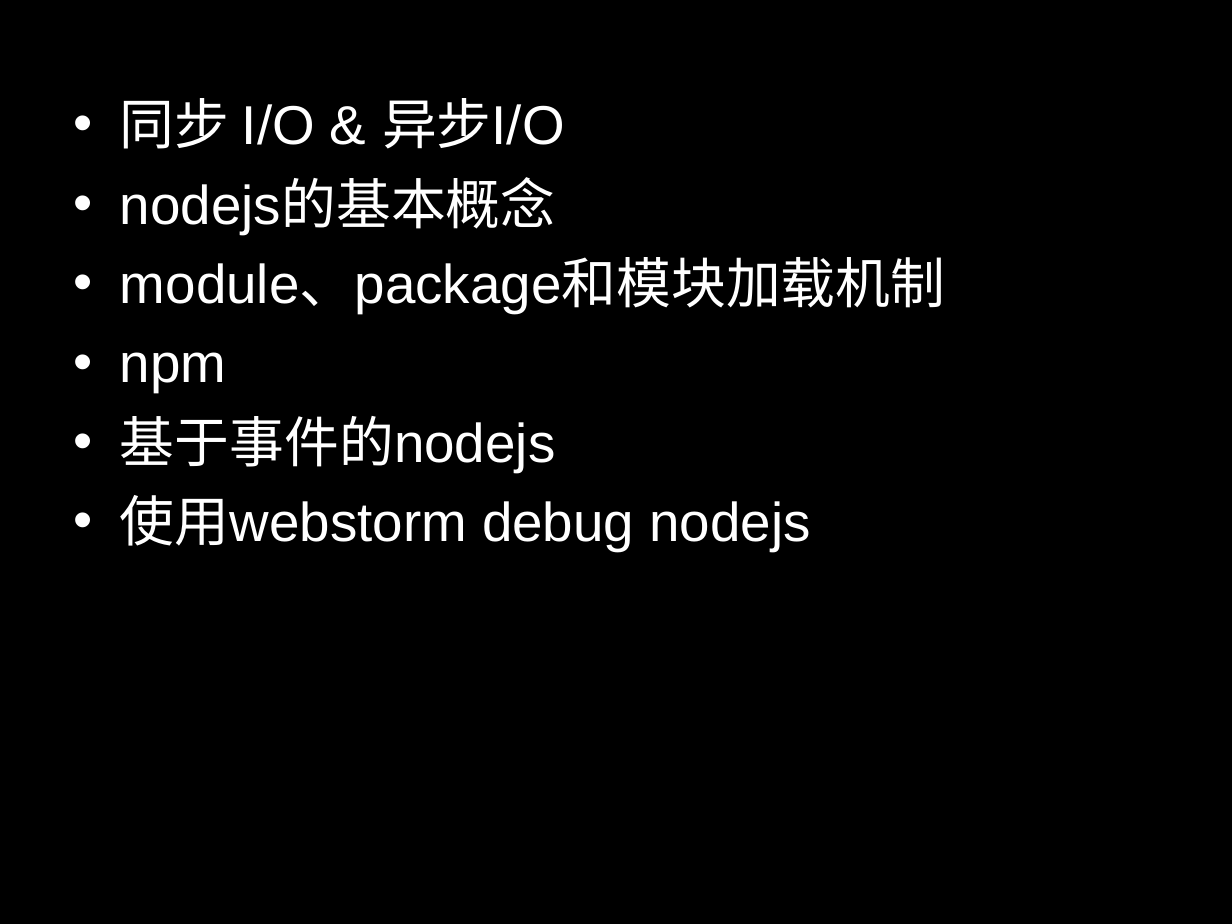
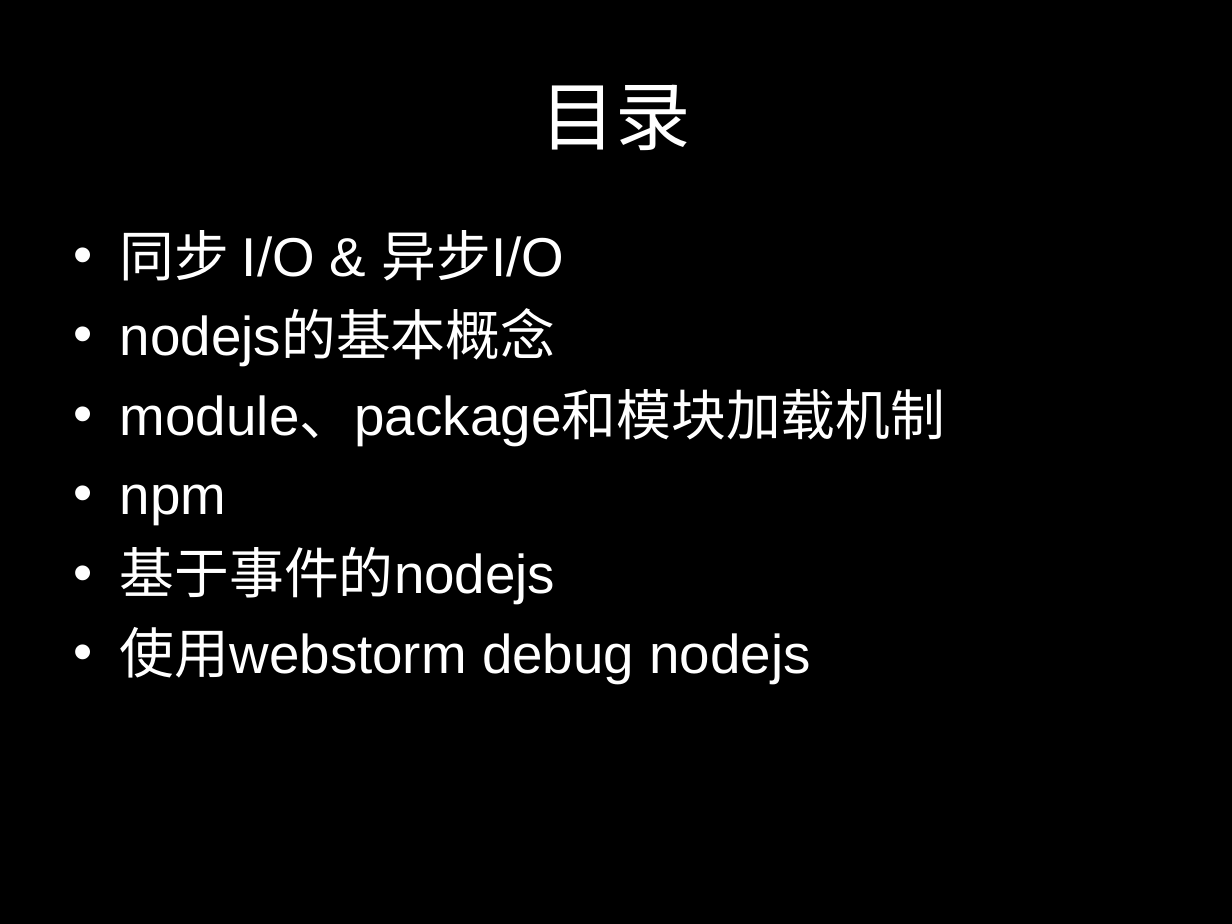
Before and after one commit to enson/jan423.github.com, a slide deck: slide 2 of blog/res/ppt/浅谈nodejs.ppt. Drawn at 1232x924 pixels with LibreOffice and Linux fonts; fonts in the diff are those of the drawing. Boxes give left, top, right and bottom in pixels: in the first picture for what was removed or moved away, otherwise in the second. Text is boxed around its words. In the diff, an @@ line names an element or a change of style, - is before the commit and + after.

```diff
--- a/blog/res/ppt/浅谈nodejs.ppt
+++ b/blog/res/ppt/浅谈nodejs.ppt
@@ title added at <box>541,84,692,151</box>, 44 pt, text #FFFFFF @@
+目录
@@ text "同步 I/O & 异步I/O": place and size @@
-text "同步 I/O & 异步I/O" at <box>120,98,945,551</box>
+text "同步 I/O & 异步I/O" at <box>120,230,945,683</box>
```
Also in this commit, not shown: 1 other slide changed, 2 other files.
